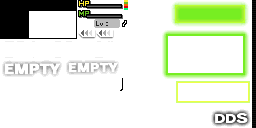
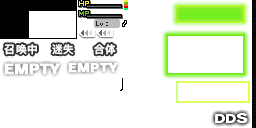
Comparing the layer stacks of the two 256 × 128 images. Changes:
pixels changed over box(2, 42, 118, 57) (layer not identified)
